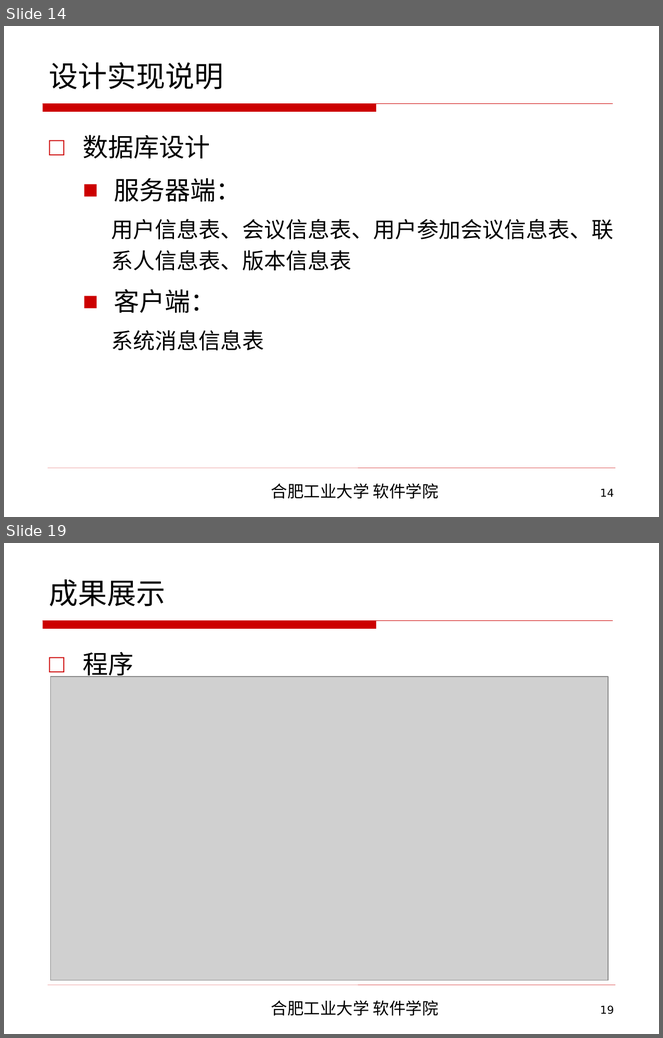
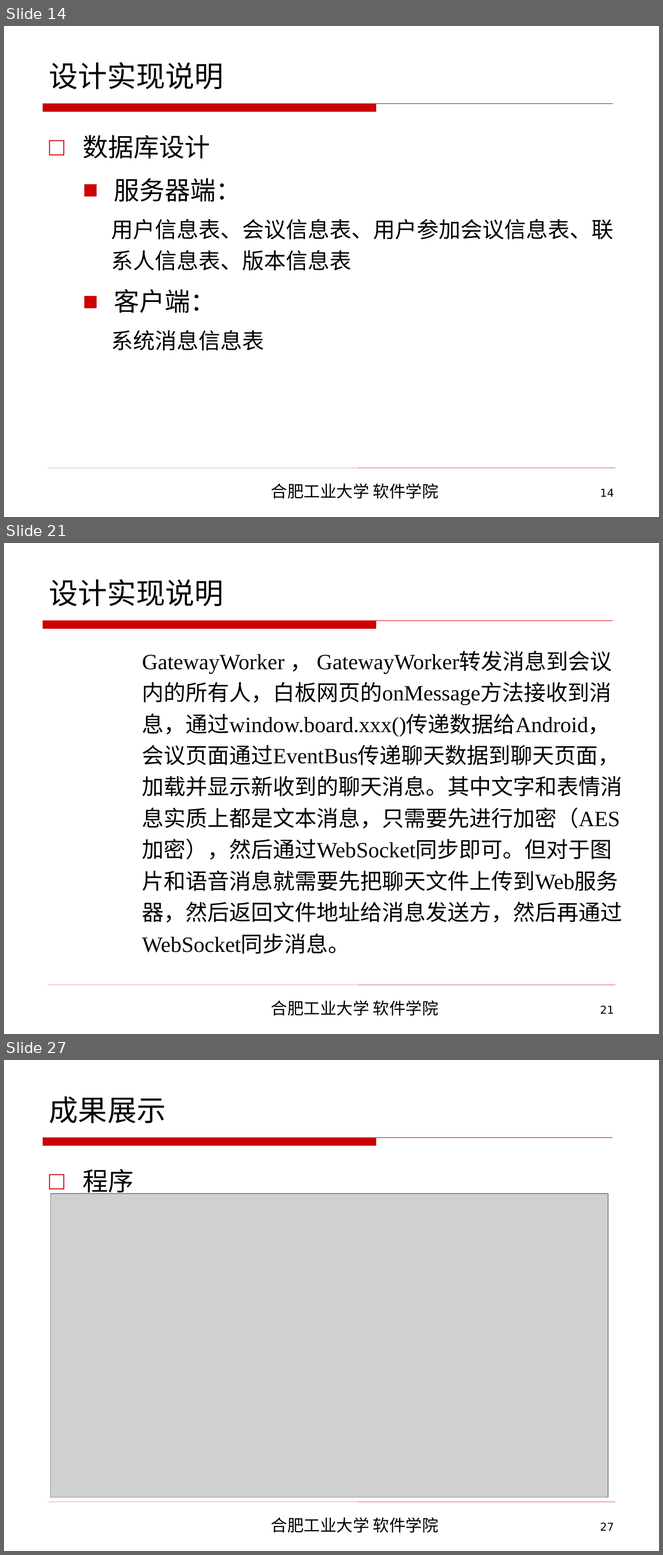
Before and after one commit to CodeDogandCat/master_proj, a slide deck: 2013214381李磊最终答辩/软件学院本科毕业设计毕业答辩.ppt. Shown one above the other, each under a label of ours: slides 14 and 19 before the commit, slides 14, 21 and 27 after it; the slides between them are not shown. The pictures are 663x1038 and 663x1555 pixels, drawn with LibreOffice and Linux fonts; fonts in the diff are those of the drawing; grey boxes stand for pictures; background and template pictures are left out. Boxes give left, top, right and bottom in pixels: in the first picture for what was removed or moved away, otherwise in the second. Text is boxed around its words. In the diff, an @@ line names an element or a change of style, - is before the commit and + after.

```diff
--- a/2013214381李磊最终答辩/软件学院本科毕业设计毕业答辩.ppt
+++ b/2013214381李磊最终答辩/软件学院本科毕业设计毕业答辩.ppt
@@ slide 21 added at (x1=4, y1=543, x2=659, y2=1034), background picture (left out); not listed: 4 template elements that a slide beside it also shows @@
@@ title added at (x1=49, y1=579, x2=224, y2=606), 32 pt, text #000000 @@
+设计实现说明
@@ text added at (x1=142, y1=654, x2=623, y2=954), 24 pt, text #000000 @@
+      GatewayWorker ， GatewayWorker转发消息到会议内的所有人，白板网页的onMessage方法接收到消息，通过window.board.xxx()传递数据给Android，会议页面通过EventBus传递聊天数据到聊天页面，加载并显示新收到的聊天消息。其中文字和表情消息实质上都是文本消息，只需要先进行加密（AES加密），然后通过WebSocket同步即可。但对于图片和语音消息就需要先把聊天文件上传到Web服务器，然后返回文件地址给消息发送方，然后再通过WebSocket同步消息。
@@ what was slide 19 is now slide 27 @@
@@ page number at (x1=600, y1=1523, x2=614, y2=1531): text changed @@
-19
+27
```
Also in this commit, not shown: 6 slides changed, 9 other slides added, 5 other files.
